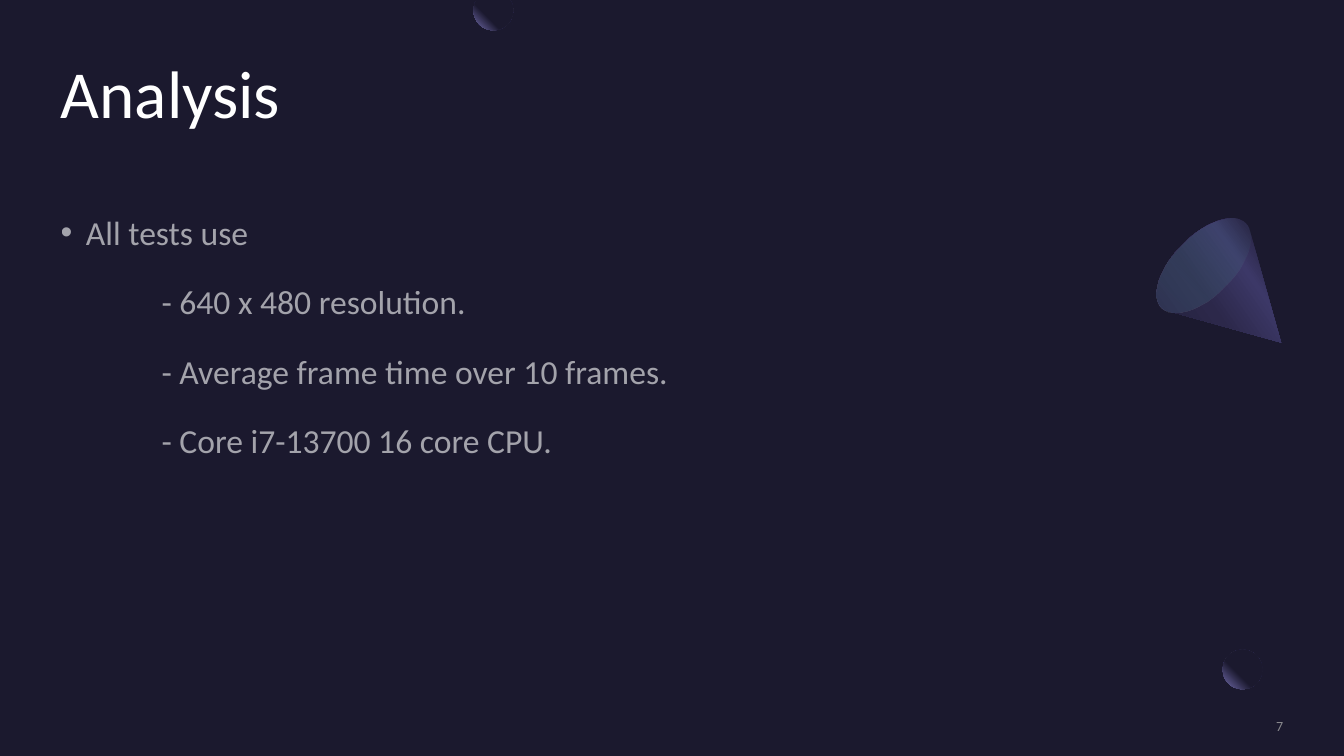
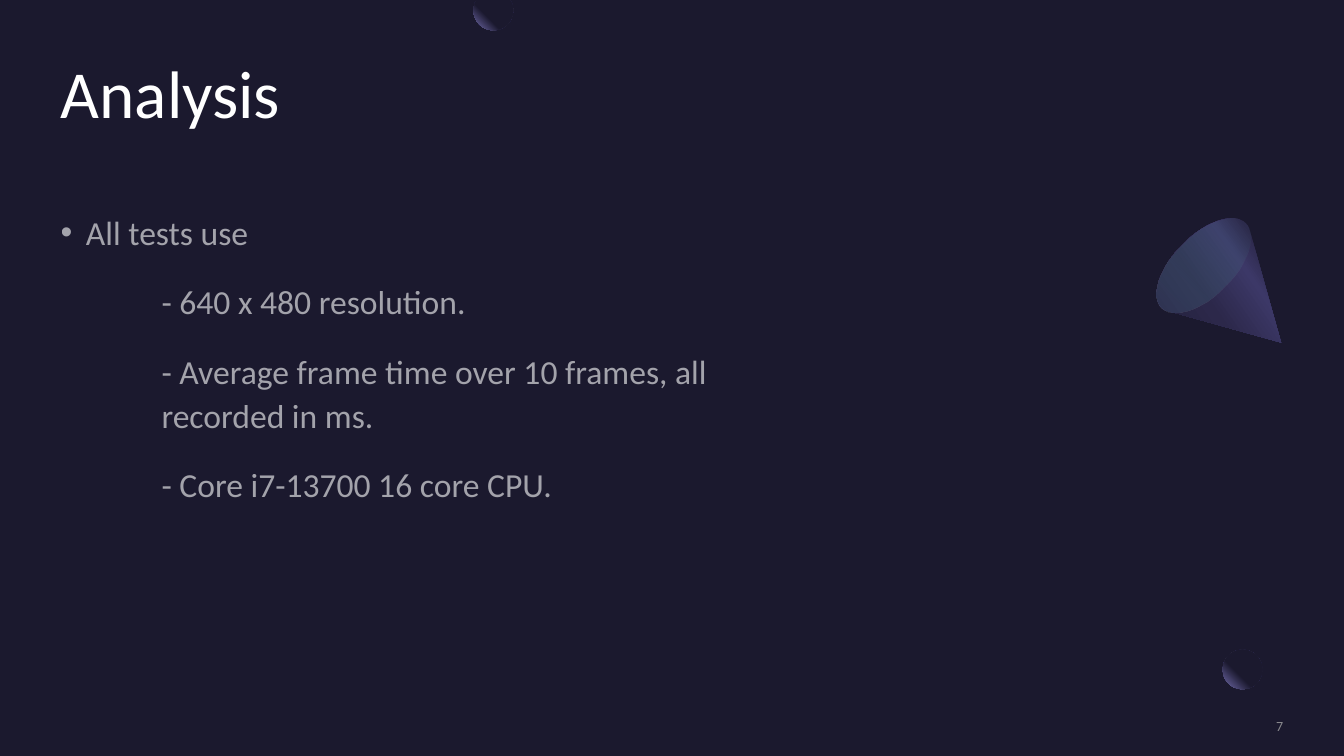
Before and after one commit to jtothec67/Ray-tracer, a slide deck: slide 7 of Presentation Title.pptx. Drawn at 1344x756 pixels with LibreOffice and Linux fonts; fonts in the diff are those of the drawing. Boxes give left, top, right and bottom in pixels: in the first picture for what was removed or moved away, otherwise in the second. Text is boxed around its words. In the diff, an @@ line names an element or a change of style, - is before the commit and + after.

```diff
--- a/Presentation Title.pptx
+++ b/Presentation Title.pptx
@@ text at bbox=[162, 360, 706, 428]: text changed @@
-- Average frame time over 10 frames.
+- Average frame time over 10 frames, all recorded in ms.
```
Also in this commit, not shown: 13 other slides changed, 1 slide added, 1 slide removed, 14 other files.
